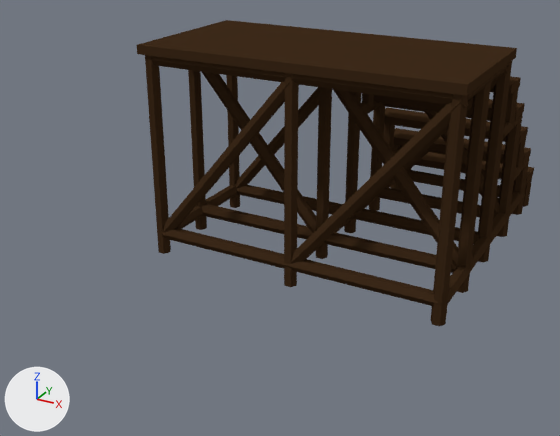
What one commit did to the Blender file Assets/Simulations/Conservation of Energy/Models/rollercoaster_simulation_podest.blend.
One viewpoint serves both versions: a 50 mm camera at (5.78, -15.22, 7.52) aimed at (-1.5, -1.97, 0.9). The lights are fixed; the arrows at lower left show +X, +Y and +Z.

Script lines for the objects in view, before the commit:
```python
me_cylinder_000 = bpy.data.meshes.new('Cylinder.000')
me_cylinder_000.from_pydata(...)  # 858 vertices, 549 faces; spans x -2.99..4.03, y -2.52..4.19, z -0.16..4.48
me_cylinder_000.materials.append(mat_wood_002)  # brown #3f2c1b
ob_wooden_structure_hill_5m = bpy.data.objects.new('wooden_structure_hill_5m', me_cylinder_000)
ob_wooden_structure_hill_5m.location = (0.0, 0.0, 0.0)
ob_wooden_structure_hill_5m.rotation_euler = (0.0, 0.0, 1.571)  # degrees (0, 0, 90)
```
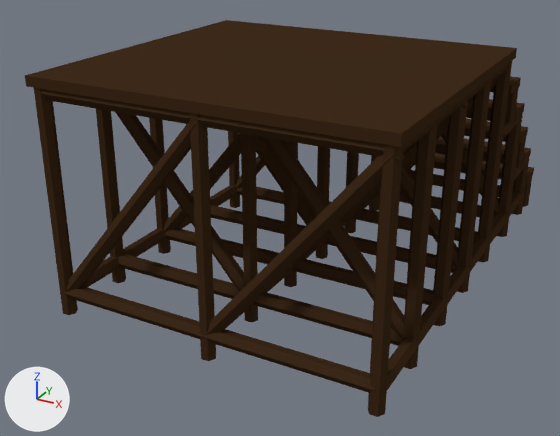
Where the newer file only moved an object's origin or applied its transform, the numbers keep the older frame.

What changed in the scene script:
```text
Change me_cylinder_000:
    used by ob_wooden_structure_hill_5m; location = (0.0, 0.0, 0.0); rotation_euler = (0.0, 0.0, 1.571), in degrees (0, 0, 90)
    remove me_cylinder_000.from_pydata(...)  # 858 vertices, 549 faces; spans x -2.99..4.03, y -2.52..4.19, z -0.16..4.48
    add me_cylinder_000.from_pydata(...)  # 1218 vertices, 789 faces; spans x -5.97..4.03, y -2.52..4.19, z -0.16..4.48
    me_cylinder_000 part 1: the loose piece of 12 vertices spanning x -1.52..-1.22, y -2.48..0.94, z 0.23..4.24 is copied, and the copy is moved by (-3.01, 0.0, 0.0); it spans x -4.53..-4.23, y -2.48..0.94, z 0.23..4.24
    me_cylinder_000 part 2: a new loose piece, a 6-sided cylinder along y spanning x -4.52..-4.23, y -2.33..0.78, z 0.25..0.51, in mat_wood_002 (brown #3f2c1b)
    me_cylinder_000 part 3: a new loose piece, a 6-sided cylinder along y spanning x -5.97..-5.68, y -2.33..0.78, z 0.25..0.51, in mat_wood_002 (brown #3f2c1b)
    me_cylinder_000 part 4: the loose piece of 12 vertices spanning x -2.95..-2.65, y -2.48..0.94, z 0.23..4.24 is copied, and the copy is moved by (-3.01, 0.0, 0.0); it spans x -5.96..-5.66, y -2.48..0.94, z 0.23..4.24
    me_cylinder_000 part 5: a new loose piece, a 6-sided cylinder along y spanning x -5.96..-5.67, y -2.33..0.78, z 4.07..4.33, in mat_wood_002 (brown #3f2c1b)
    me_cylinder_000 part 6: a new loose piece, a 6-sided cylinder along z spanning x -4.5..-4.25, y -2.48..-2.19, z -0.1..4.32, in mat_wood_002 (brown #3f2c1b)
    me_cylinder_000 part 7: a new loose piece, a 6-sided cylinder along z spanning x -5.95..-5.7, y -2.48..-2.19, z -0.1..4.32, in mat_wood_002 (brown #3f2c1b)
    me_cylinder_000 part 8: a new loose piece, a 6-sided cylinder along x spanning x -5.84..-4.29, y -2.48..-2.19, z 4.09..4.34, in mat_wood_002 (brown #3f2c1b)
    me_cylinder_000 part 9: a new loose piece, a 6-sided cylinder along y spanning x -5.96..-5.67, y 0.8..3.9, z 4.07..4.33, in mat_wood_002 (brown #3f2c1b)
    me_cylinder_000 part 10: the loose piece of 12 vertices spanning x -2.95..-2.65, y 0.64..4.07, z 0.23..4.24 is copied, and the copy is moved by (-3.01, 0.0, 0.0); it spans x -5.96..-5.66, y 0.64..4.07, z 0.23..4.24
    me_cylinder_000 part 11: a new loose piece, a 6-sided cylinder along y spanning x -5.97..-5.68, y 0.8..3.9, z 0.25..0.51, in mat_wood_002 (brown #3f2c1b)
    me_cylinder_000 part 12: a new loose piece, a 6-sided cylinder along y spanning x -4.52..-4.23, y 0.8..3.9, z 0.25..0.51, in mat_wood_002 (brown #3f2c1b)
    me_cylinder_000 part 13: the loose piece of 12 vertices spanning x -1.52..-1.22, y 0.65..4.07, z 0.23..4.24 is copied, and the copy is moved by (-3.01, 0.0, 0.0); it spans x -4.53..-4.23, y 0.65..4.07, z 0.23..4.24
    me_cylinder_000 part 14: a new loose piece, a 6-sided cylinder along z spanning x -4.5..-4.25, y 3.82..4.11, z -0.1..4.32, in mat_wood_002 (brown #3f2c1b)
    me_cylinder_000 part 15: a new loose piece, a 6-sided cylinder along z spanning x -5.95..-5.7, y 3.82..4.11, z -0.1..4.32, in mat_wood_002 (brown #3f2c1b)
    me_cylinder_000 part 16: a new loose piece, a 6-sided cylinder along z spanning x -5.95..-5.7, y 0.65..0.94, z -0.1..4.32, in mat_wood_002 (brown #3f2c1b)
    me_cylinder_000 part 17: a new loose piece, a 6-sided cylinder along z spanning x -4.5..-4.25, y 0.65..0.94, z -0.1..4.32, in mat_wood_002 (brown #3f2c1b)
    me_cylinder_000 part 18: a new loose piece, a 6-sided cylinder along x spanning x -5.84..-4.29, y -2.5..-2.21, z 0.24..0.5, in mat_wood_002 (brown #3f2c1b)
    me_cylinder_000 part 19: a new loose piece, a 6-sided cylinder along x spanning x -5.84..-4.29, y 0.65..0.94, z 0.24..0.5, in mat_wood_002 (brown #3f2c1b)
    me_cylinder_000 part 20: a new loose piece, a 6-sided cylinder along x spanning x -5.84..-4.29, y 3.8..4.09, z 0.24..0.5, in mat_wood_002 (brown #3f2c1b)
    me_cylinder_000 part 21: a new loose piece, a 6-sided cylinder along x spanning x -4.38..-2.82, y -2.48..-2.19, z 4.09..4.34, in mat_wood_002 (brown #3f2c1b)
    me_cylinder_000 part 22: a new loose piece, a 6-sided cylinder along x spanning x -4.38..-2.82, y -2.5..-2.21, z 0.24..0.5, in mat_wood_002 (brown #3f2c1b)
    me_cylinder_000 part 23: a new loose piece, a 6-sided cylinder along x spanning x -4.38..-2.82, y 0.65..0.94, z 0.24..0.5, in mat_wood_002 (brown #3f2c1b)
    me_cylinder_000 part 24: a new loose piece, a 6-sided cylinder along x spanning x -4.38..-2.82, y 3.8..4.09, z 0.24..0.5, in mat_wood_002 (brown #3f2c1b)
    me_cylinder_000 part 25: 4 vertices added at x -5.97, y -2.5..4.19, z 4.29..4.48
```

Where the change shows, as pixel boxes (x1, y1, x2, y2) in the pictures (560 x 436 px):
'wooden_structure_hill_5m', reshaped (28% wider, 29% taller): before (137, 20, 534, 327); after (25, 20, 534, 417)
part 1 of me_cylinder_000, added: after (262, 137, 405, 340)
part 2 of me_cylinder_000, added (brown): after (253, 291, 403, 346)
part 3 of me_cylinder_000, added (brown): after (204, 329, 375, 393)
part 4 of me_cylinder_000, added (brown): after (206, 154, 405, 335)
part 5 of me_cylinder_000, added: after (194, 115, 389, 157)
part 6 of me_cylinder_000, added: after (404, 119, 438, 369)
part 7 of me_cylinder_000, added (brown): after (368, 144, 403, 417)
part 8 of me_cylinder_000, added: after (401, 118, 439, 152)
part 9 of me_cylinder_000, added: after (40, 89, 193, 124)
part 10 of me_cylinder_000, added (brown): after (66, 122, 205, 292)
part 11 of me_cylinder_000, added (brown): after (65, 286, 203, 339)
part 12 of me_cylinder_000, added (brown): after (118, 253, 239, 299)
part 13 of me_cylinder_000, added: after (115, 112, 244, 292)
part 14 of me_cylinder_000, added: after (96, 109, 126, 283)
part 15 of me_cylinder_000, added (brown): after (34, 88, 78, 315)
part 16 of me_cylinder_000, added (brown): after (189, 113, 216, 361)
part 17 of me_cylinder_000, added: after (241, 133, 258, 322)
part 18 of me_cylinder_000, added (brown): after (386, 337, 420, 391)
part 19 of me_cylinder_000, added: after (224, 301, 254, 329)
part 20 of me_cylinder_000, added: after (84, 256, 119, 287)
part 21 of me_cylinder_000, added: after (437, 96, 468, 125)
part 22 of me_cylinder_000, added: after (419, 297, 448, 343)
part 23 of me_cylinder_000, added: after (264, 264, 293, 292)
part 24 of me_cylinder_000, added: after (123, 228, 166, 257)
